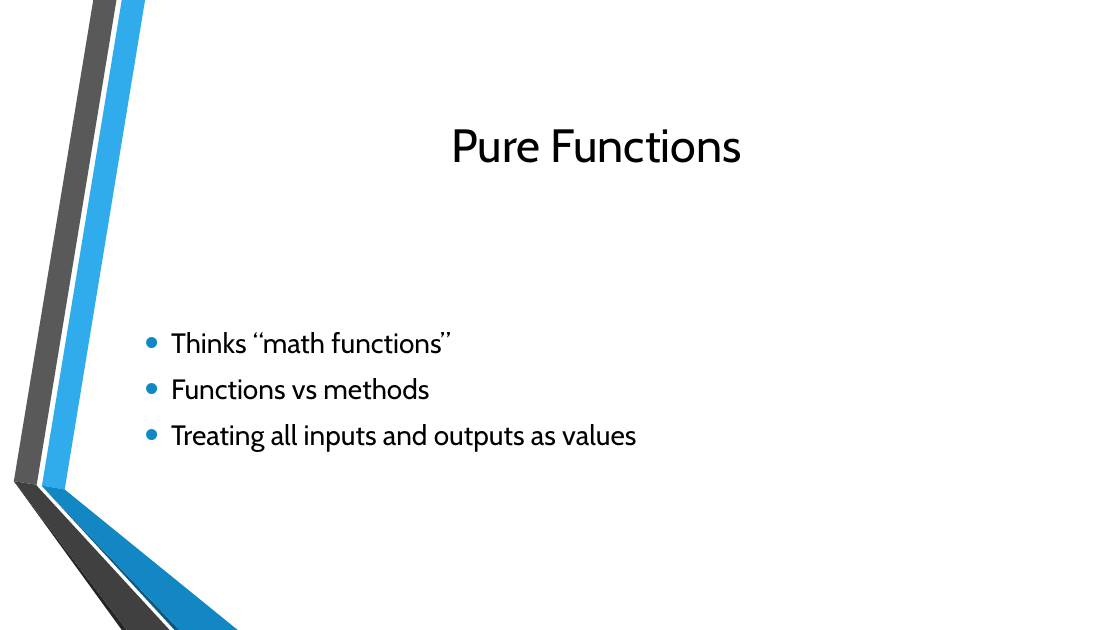
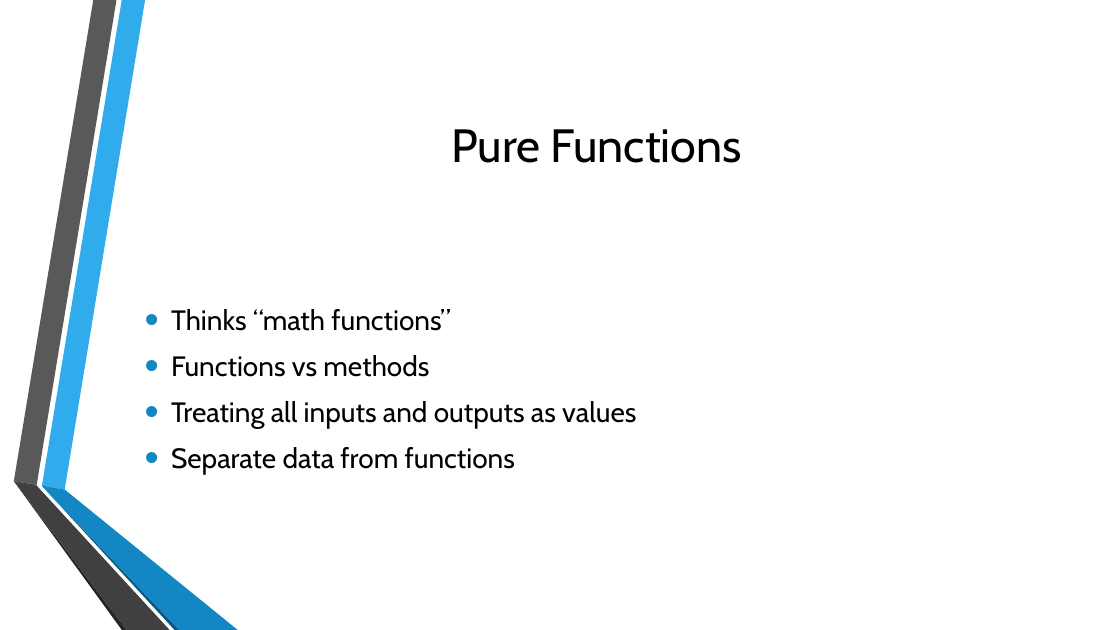
Before and after one commit to m0smith/presentations, a slide deck: slide 9 of FunctionalProgrammingForJavaDevelopers/ppt/Functional Programming for Object-Oriented Developers.pptx. Drawn at 1120x630 pixels with LibreOffice and Linux fonts; fonts in the diff are those of the drawing; background and template pictures are left out. Boxes give left, top, right and bottom in pixels: in the first picture for what was removed or moved away, otherwise in the second. Text is boxed around its words. In the diff, an @@ line names an element or a change of style, - is before the commit and + after.

```diff
--- a/FunctionalProgrammingForJavaDevelopers/ppt/Functional Programming for Object-Oriented Developers.pptx
+++ b/FunctionalProgrammingForJavaDevelopers/ppt/Functional Programming for Object-Oriented Developers.pptx
@@ text at box(171, 447, 515, 475): paragraph added @@
+• Separate data from functions
```
Also in this commit, not shown: 2 other slides changed, 1 slide added.
